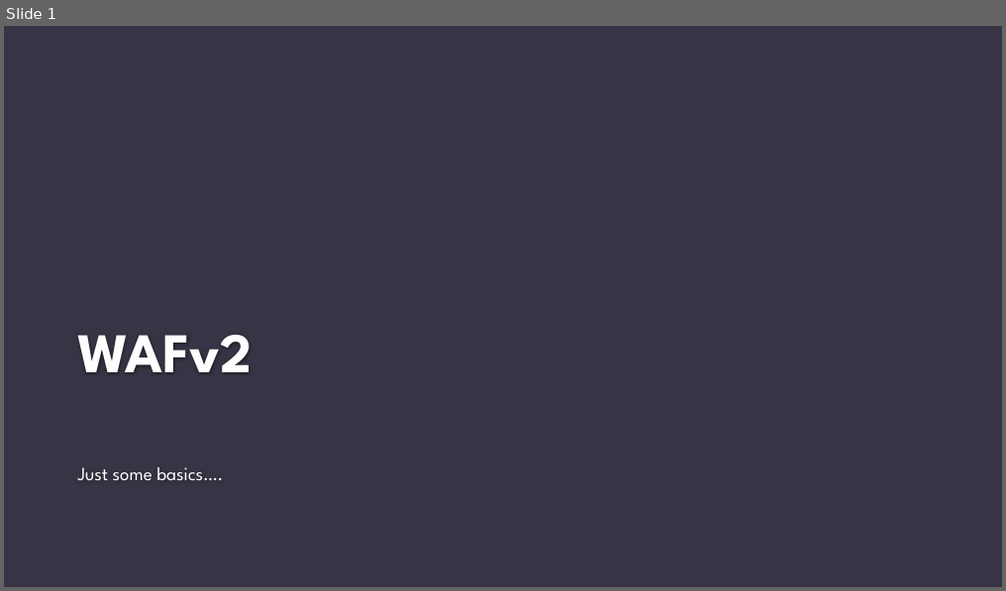
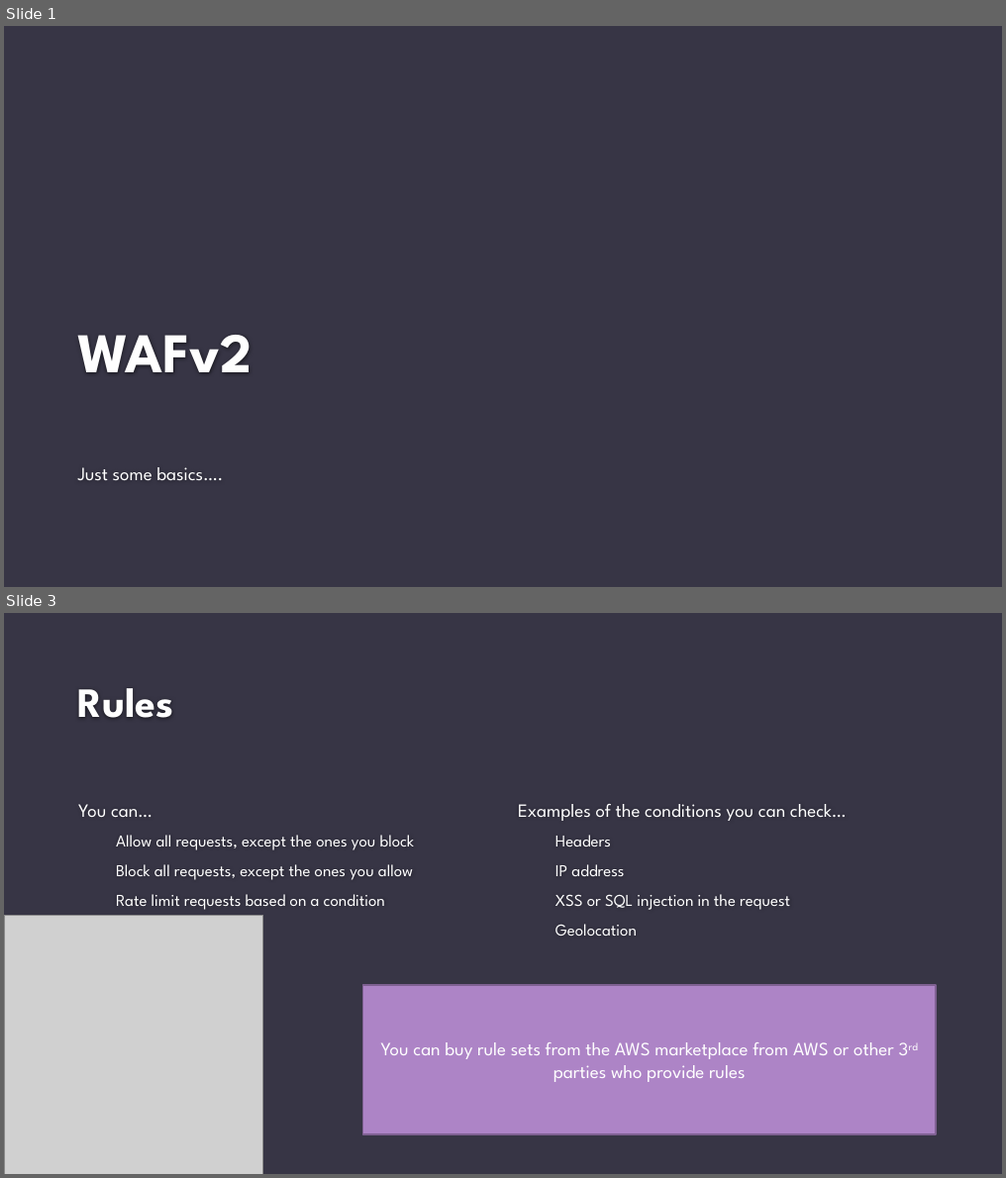
Before and after one commit to francalovescakes/cloud-network-security, a slide deck: waf.pptx. Shown one above the other, each under a label of ours: slide 1 before the commit, slides 1 and 3 after it; the slides between them are not shown. The pictures are 1006x591 and 1006x1178 pixels, drawn with LibreOffice and Linux fonts; fonts in the diff are those of the drawing; grey boxes stand for pictures; background and template pictures are left out. Boxes give left, top, right and bottom in pixels: in the first picture for what was removed or moved away, otherwise in the second. Text is boxed around its words. In the diff, an @@ line names an element or a change of style, - is before the commit and + after.

```diff
--- a/waf.pptx
+++ b/waf.pptx
@@ slide 3 added at [4,613,1002,1174], background #373545 @@
@@ title added at [78,688,174,718], 40 pt, text #FEFEFE, bold @@
+Rules
@@ text added at [78,804,415,910], 16 pt, text #FFFFFF @@
+You can…
+  Allow all requests, except the ones you block
+  Block all requests, except the ones you allow
+  Rate limit requests based on a condition
@@ text added at [518,804,846,936], 16 pt, text #FFFFFF @@
+Examples of the conditions you can check…
+  Headers
+  IP address
+  XSS or SQL injection in the request
+  Geolocation
@@ picture added at [4,916,263,1174] @@
@@ rectangle added at [363,985,936,1135], fill #AD84C6, outline #806292 1.25 pt, 18 pt, text #FFFFFF @@
+You can buy rule sets from the AWS marketplace from AWS or other 3rd parties who provide rules
```
Also in this commit, not shown: 2 slides changed, 1 other slide added, 37 other files.
